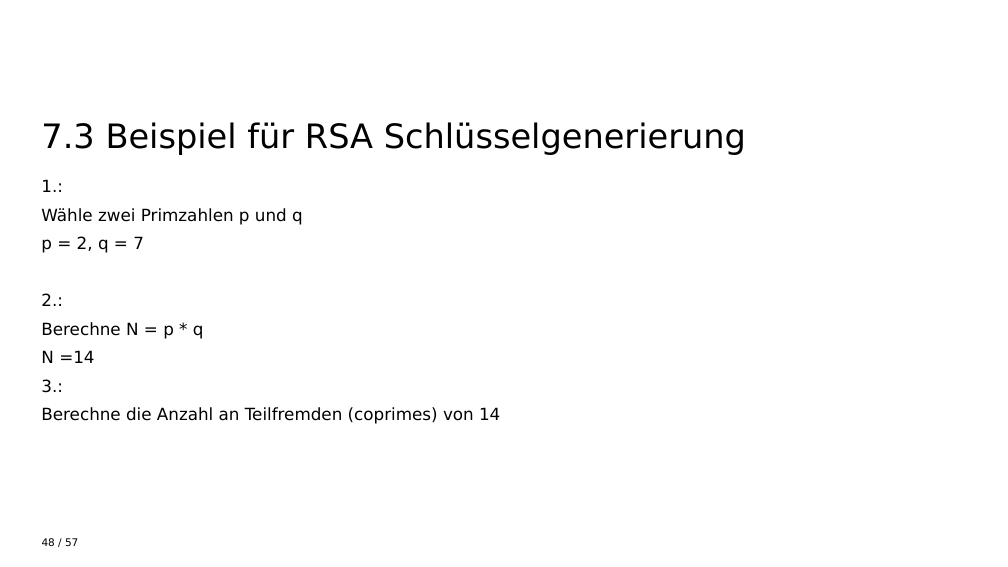
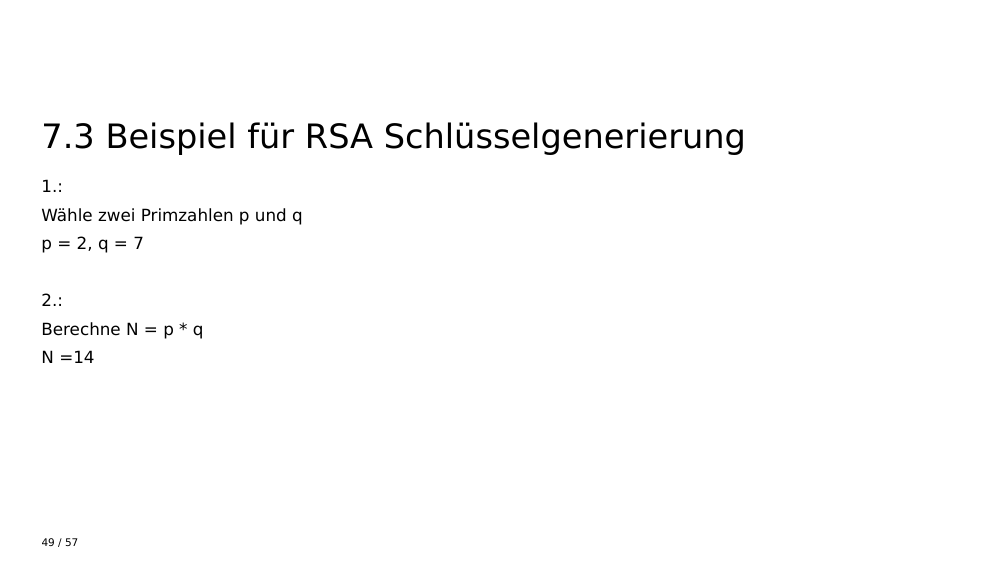
Before and after one commit to Sweet-Lunalotl/bootcamp, a slide deck: slide 49 of alles was kein code ist/Vortrag Algorithmen/gaengige_algorithmen_luna_bruentrup.pptx (slide 48 before the commit). Drawn at 1008x567 pixels with LibreOffice and Linux fonts; fonts in the diff are those of the drawing; background and template pictures are left out. Boxes give left, top, right and bottom in pixels: in the first picture for what was removed or moved away, otherwise in the second. Text is boxed around its words. In the diff, an @@ line names an element or a change of style, - is before the commit and + after.

```diff
--- a/alles was kein code ist/Vortrag Algorithmen/gaengige_algorithmen_luna_bruentrup.pptx
+++ b/alles was kein code ist/Vortrag Algorithmen/gaengige_algorithmen_luna_bruentrup.pptx
@@ text at (x1=41, y1=379, x2=500, y2=424): paragraphs removed @@
-3.:
-Berechne die Anzahl an Teilfremden (coprimes) von 14
@@ page number at (x1=42, y1=538, x2=78, y2=546): text changed @@
-48 / 57
+49 / 57
```
Also in this commit, not shown: 5 other slides changed, 1 slide added, 1 slide removed, 11 other files.
